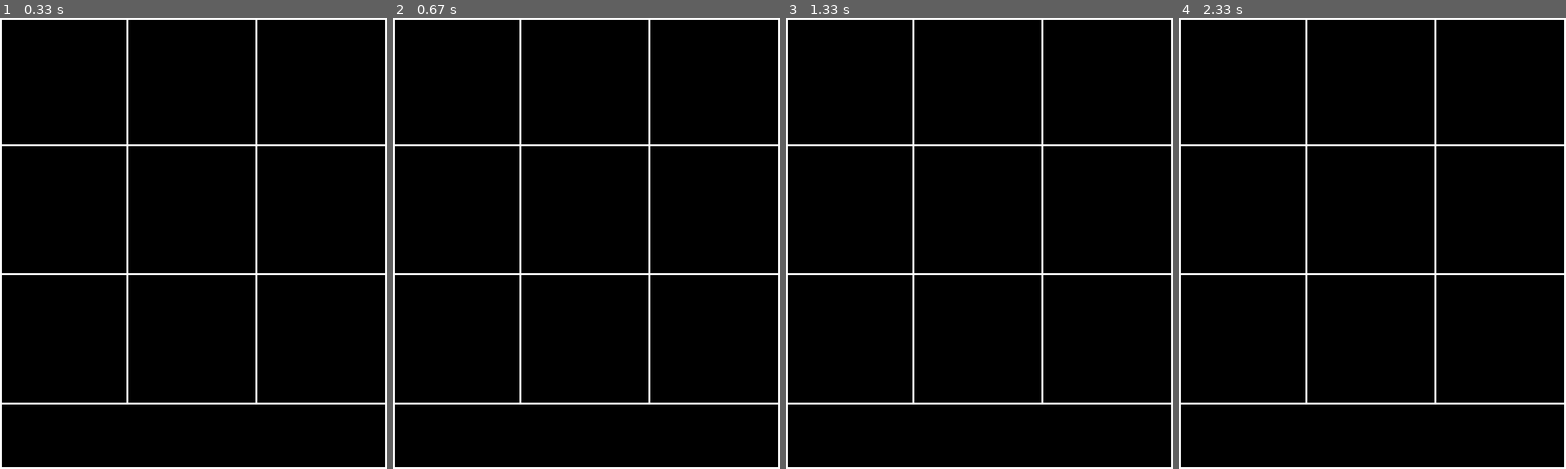
Above: before the commit, frames 1-4 (left to right).
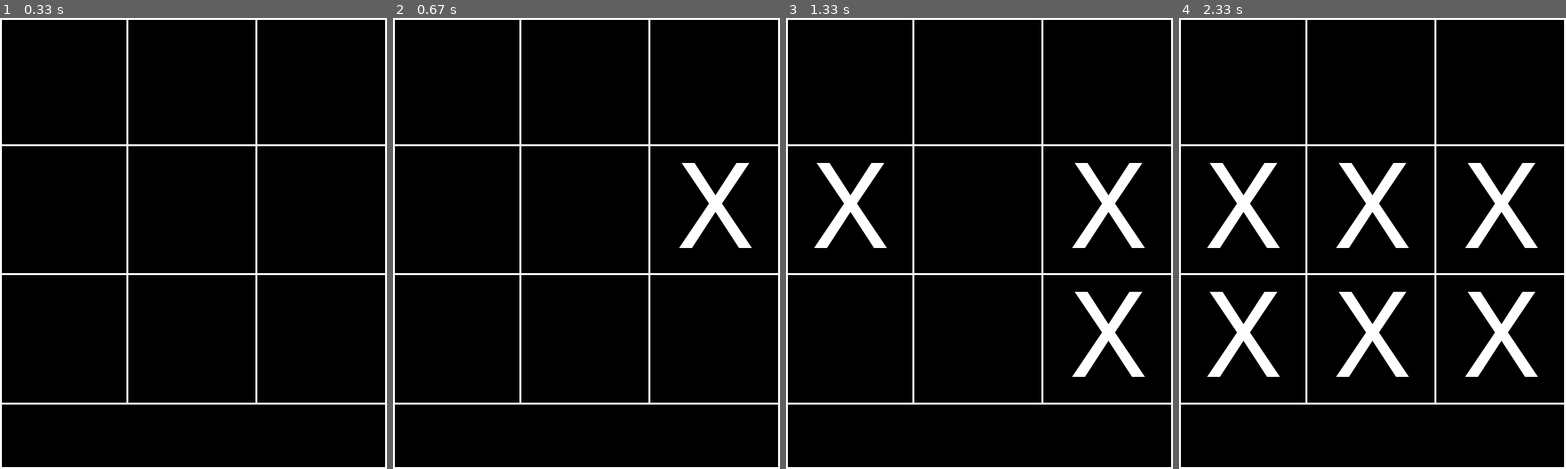
Above: after the commit, the same moments.

Repository: AST9712/A.L.L-Project
Game: pygame game, started from TIC-TAC-TOE/main.py
Same seed, same stepped clock (60 frames per second), same inputs: the game is played once before the commit and once after it.
Inputs (mouse positions are in pixels of both pictures, inside the frame that each line leads up to):
- Up to frame 1 (0.33 s): no input
- Up to frame 2 (0.67 s): click (710, 229) at 0.38 s
- Up to frame 3 (1.33 s): press the mouse at (1103, 229) at 0.7 s; move the mouse to (1111, 315) at 0.8 s; release the mouse at (1118, 401) at 0.93 s; press the mouse at (1103, 229) at 1.03 s; move the mouse to (971, 229) at 1.13 s; release the mouse at (840, 229) at 1.27 s
- Up to frame 4 (2.33 s): click (1376, 293) at 1.38 s; click (1318, 148) at 1.72 s; press the mouse at (1318, 148) at 2.03 s; move the mouse to (1283, 220) at 2.13 s; release the mouse at (1248, 288) at 2.27 s

Frame 1 is identical in both runs. In frame 2, 1.2% of the frame differs, in the area x 73-93%, y 32-51%; in frame 3, 3.6%; in frame 4, 7.3%, in the area x 7-93%, y 32-80%.

Commit message:
Error detection implemented and now clicking will draw an 'X' in the appropriate square

Diff:
--- a/TIC-TAC-TOE/main.py
+++ b/TIC-TAC-TOE/main.py
@@ -7,9 +7,7 @@
 
 WIN_H = 600
 WIN_W = 700
-
-a, b = 3, 3
-boardMatrix = [[0 for x in range(a)] for y in range(b)]
+CURRENT_PLYR = 'X'
 
 BLACK = (0,   0,   0)
 WHITE = (255, 255, 255)
@@ -18,11 +16,17 @@
 CHAR_FONT = pygame.font.SysFont("monospace", 200)
 TEXT_FONT = pygame.font.SysFont("monospace", 12)
 
+class board: # make this its own file later
+
+    boardMatrix = [[0 for x in range(3)] for y in range(3)]
+
+
 def makeWindow():
     pygame.display.set_caption('TIC-TAC-TOE')
     drawBoard()
 
 def drawBoard():
+
     WINDOW.fill(BLACK)
 
     pygame.draw.line(WINDOW, WHITE, (1, 0), (1, 699), 3)  # left
@@ -39,17 +43,61 @@
 
     gameStart()
 
-def drawX(COORD):
-    global boardMatrix
+def checkValidClick():
+
+    x, y = pygame.mouse.get_pos()
+
+    if x < 200 and y < 200:
+        if board.boardMatrix[0][0] == 0:
+            drawX(40, -10)
+            board.boardMatrix[0][0] = 1
+
+    elif x < 400 and y < 200:
+        if board.boardMatrix[1][0] == 0:
+            drawX(240, -10)
+            board.boardMatrix[1][0] = 1
+
+    elif x < 600 and y < 200:
+        if board.boardMatrix[2][0] == 0:
+            drawX(440, -10)
+            board.boardMatrix[2][0] = 1
+
+    elif x < 200 and y < 400:
+        if board.boardMatrix[0][1] == 0:
+            drawX(40, 190)
+            board.boardMatrix[0][1] = 1
+
+    elif x < 400 and y < 400:
+        if board.boardMatrix[1][1] == 0:
+            drawX(240, 190)
+            board.boardMatrix[1][1] = 1
+
+    elif x < 600 and y < 400:
+        if board.boardMatrix[2][1] == 0:
+            drawX(440, 190)
+            board.boardMatrix[2][1] = 1
+
+    elif x < 200 and y < 600:
+        if board.boardMatrix[0][2] == 0:
+            drawX(40, 390)
+            board.boardMatrix[0][2] = 1
+
+    elif x < 400 and y < 600:
+        if board.boardMatrix[1][2] == 0:
+            drawX(240, 390)
+            board.boardMatrix[1][2] = 1
+
+    elif x < 600 and y < 600:
+        if board.boardMatrix[2][2] == 0:
+            drawX(440, 390)
+            board.boardMatrix[2][2] = 1
+
+
+
+def drawX(a, b):
+
     drawXCHAR = CHAR_FONT.render("X", True, WHITE)
-    x, y = COORD
-    if x < 200 and y < 200 and boardMatrix[0][0] == 0:
-        boardMatrix[0][0] = 1
-        WINDOW.blit(drawXCHAR, (40, -10))
-    elif x < 400 and y < 200:
-        WINDOW.blit(drawXCHAR, (240, -10))
-    elif x < 600 and y < 200:
-        WINDOW.blit(drawXCHAR, (440, -10))
+    WINDOW.blit(drawXCHAR, (a, b))
 
 def gameStart():
 
@@ -60,7 +108,7 @@
                 sys.exit()
 
             if event.type == pygame.MOUSEBUTTONUP:
-                drawX(pygame.mouse.get_pos())
+                checkValidClick()
 
         pygame.display.update()
 
